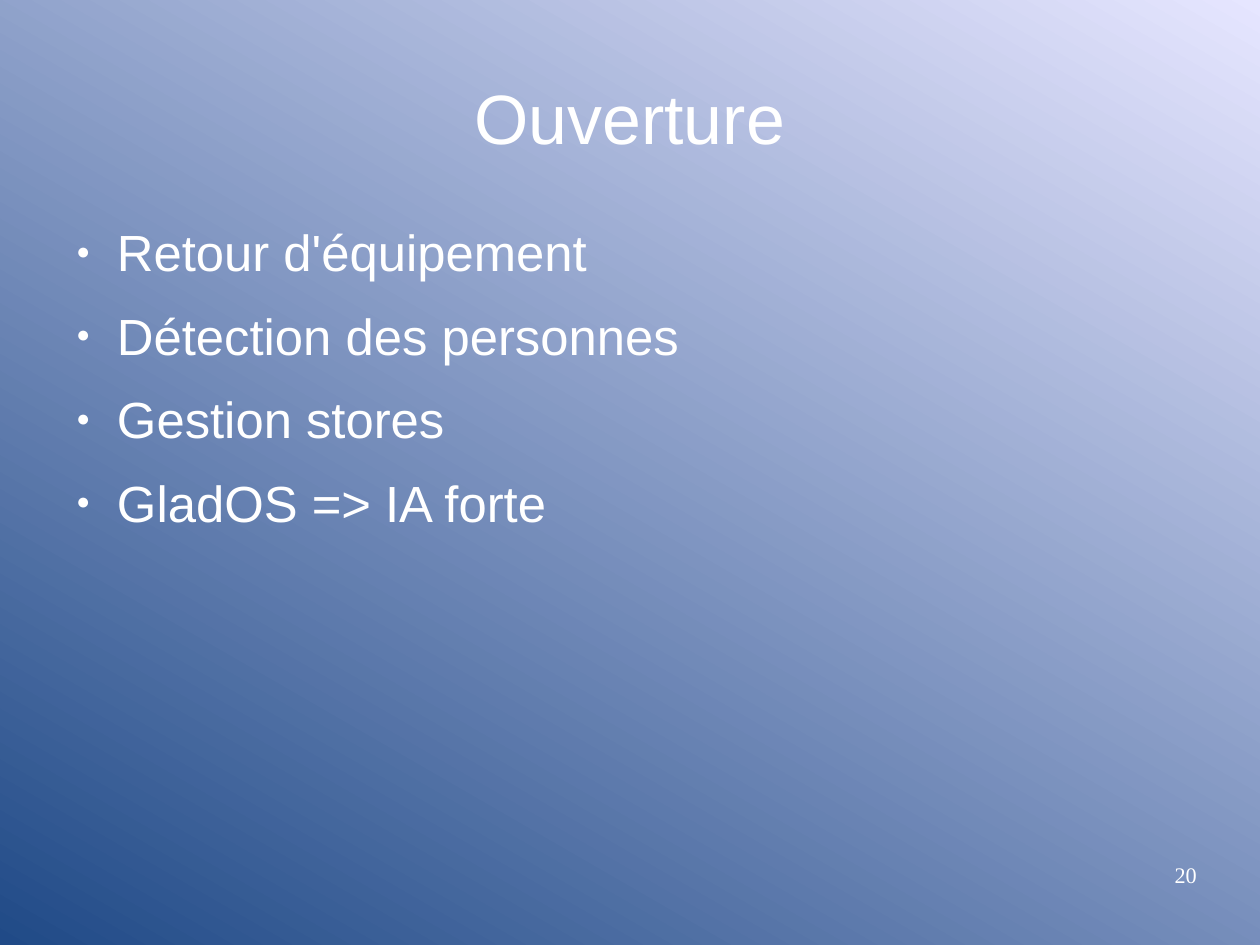
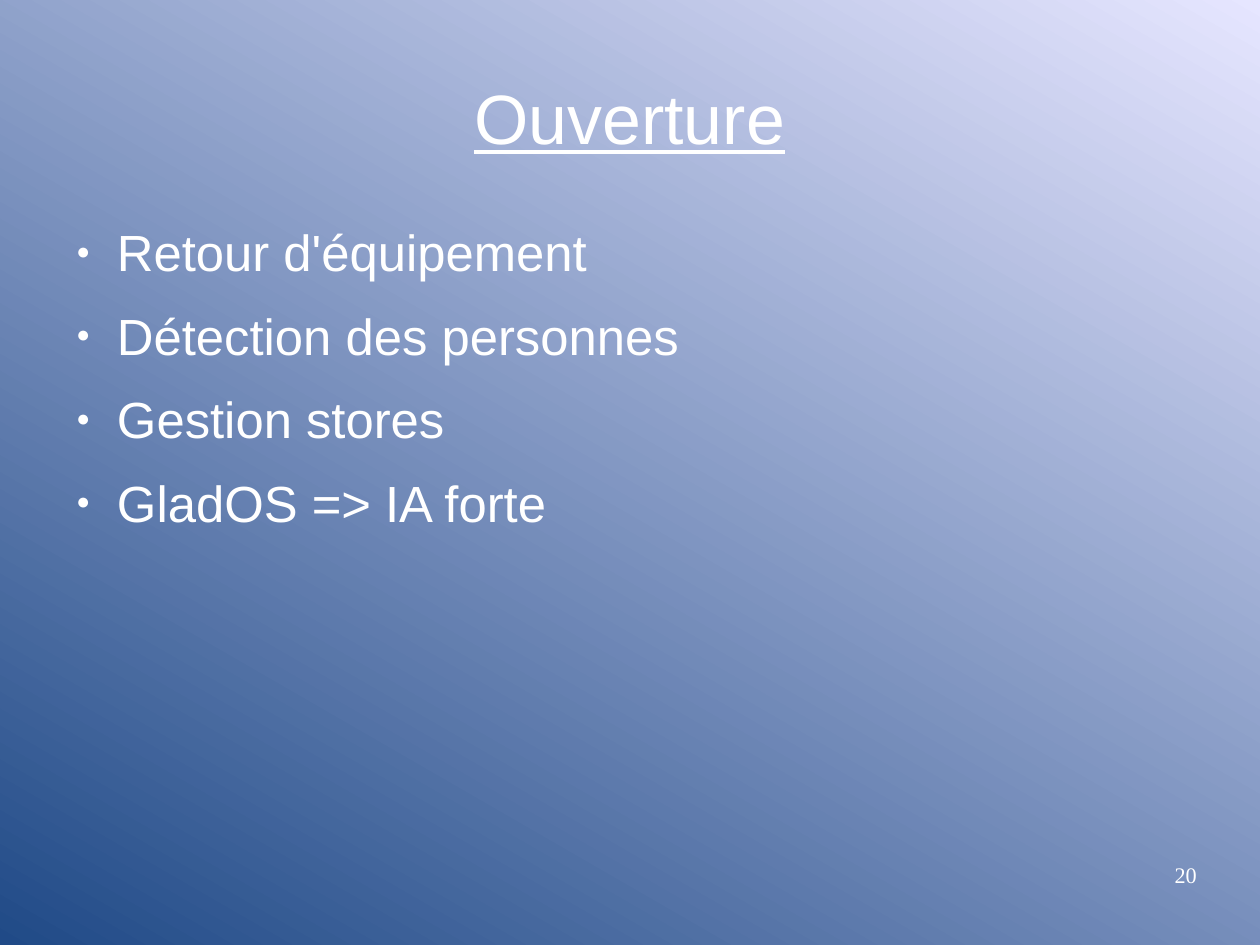
Before and after one commit to igorvideodopingcrm/SMAlpha, a slide deck: slide 20 of Doc/2emesoutenanceSMalpha.odp. Drawn at 1260x945 pixels with LibreOffice and Linux fonts; fonts in the diff are those of the drawing. Boxes give left, top, right and bottom in pixels: in the first picture for what was removed or moved away, otherwise in the second. Text is boxed around its words. In the diff, an @@ line names an element or a change of style, - is before the commit and + after.

```diff
--- a/Doc/2emesoutenanceSMalpha.odp
+++ b/Doc/2emesoutenanceSMalpha.odp
@@ title "Ouverture" at (474,95,784,154): underline on @@
```
Also in this commit, not shown: 6 other files.
